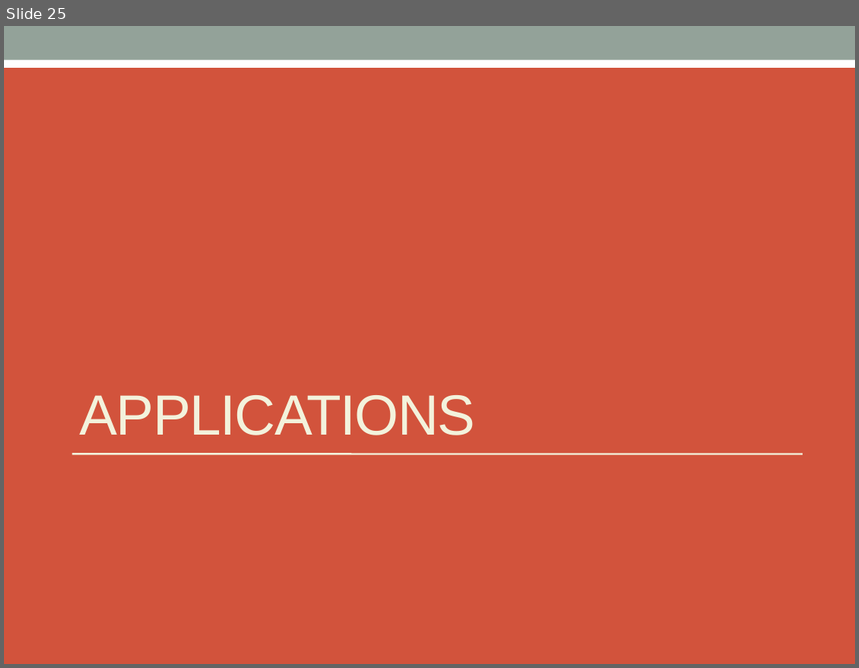
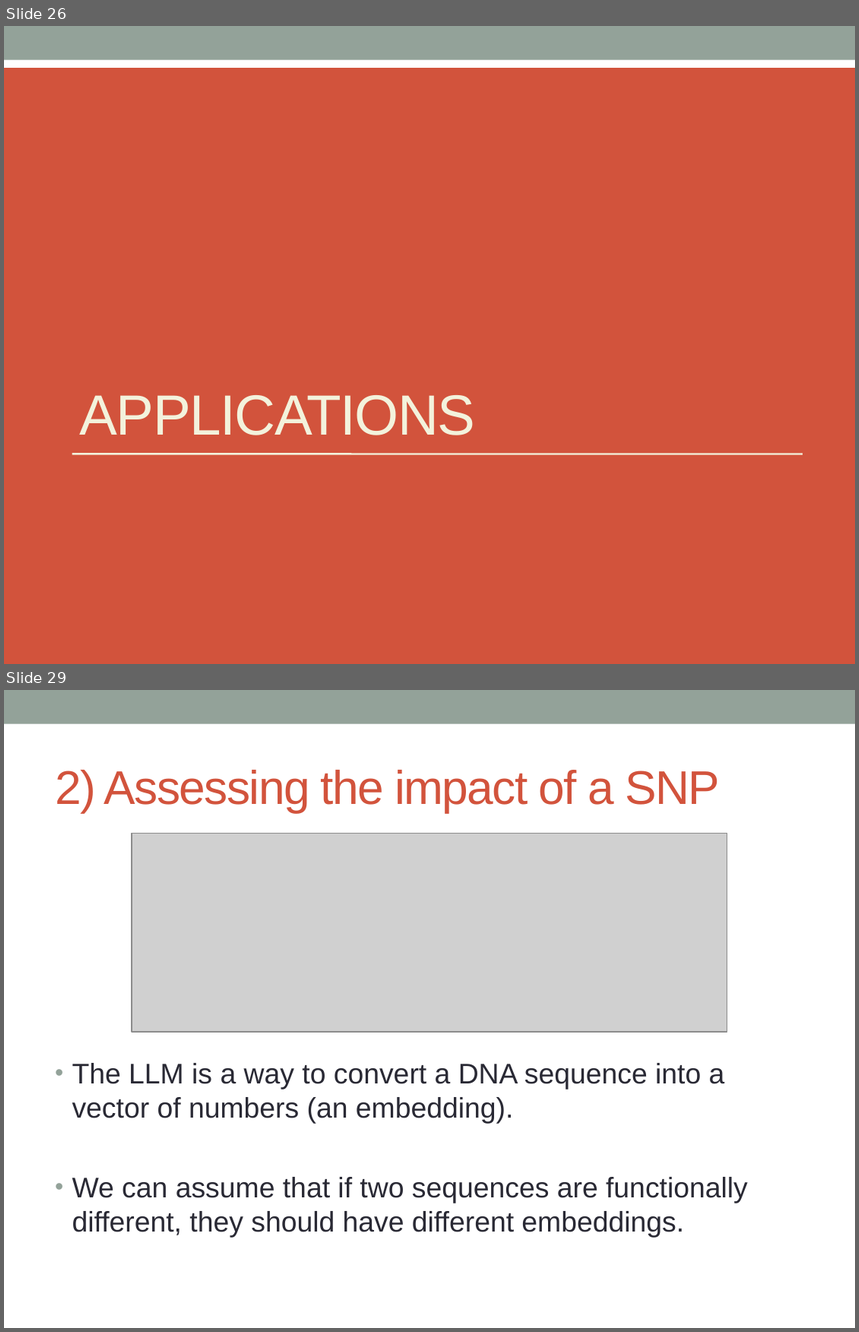
Before and after one commit to raphaelmourad/LLM-for-genomics-training, a slide deck: CM_llm_genomics.pptx. Shown one above the other, each under a label of ours: slide 25 before the commit, slides 26 and 29 after it; the slides between them are not shown. The pictures are 859x668 and 859x1332 pixels, drawn with LibreOffice and Linux fonts; fonts in the diff are those of the drawing; grey boxes stand for pictures. Boxes give left, top, right and bottom in pixels: in the first picture for what was removed or moved away, otherwise in the second. Text is boxed around its words. In the diff, an @@ line names an element or a change of style, - is before the commit and + after.

```diff
--- a/CM_llm_genomics.pptx
+++ b/CM_llm_genomics.pptx
@@ slide 29 added at bbox=[4, 690, 855, 1328], background #FFFFFF; not listed: 1 template element that a slide beside it also shows @@
@@ title added at bbox=[55, 770, 720, 813], 40 pt, text #D2533C @@
+2) Assessing the impact of a SNP
@@ picture added at bbox=[132, 834, 728, 1032] @@
@@ text added at bbox=[72, 1063, 748, 1237], 24 pt, text #292934 @@
+• The LLM is a way to convert a DNA sequence into a vector of numbers (an embedding).
+• We can assume that if two sequences are functionally different, they should have different embeddings.
@@ what was slide 25 is now slide 26 @@
```
Also in this commit, not shown: 8 slides changed, 5 other slides added, 1 other file.
